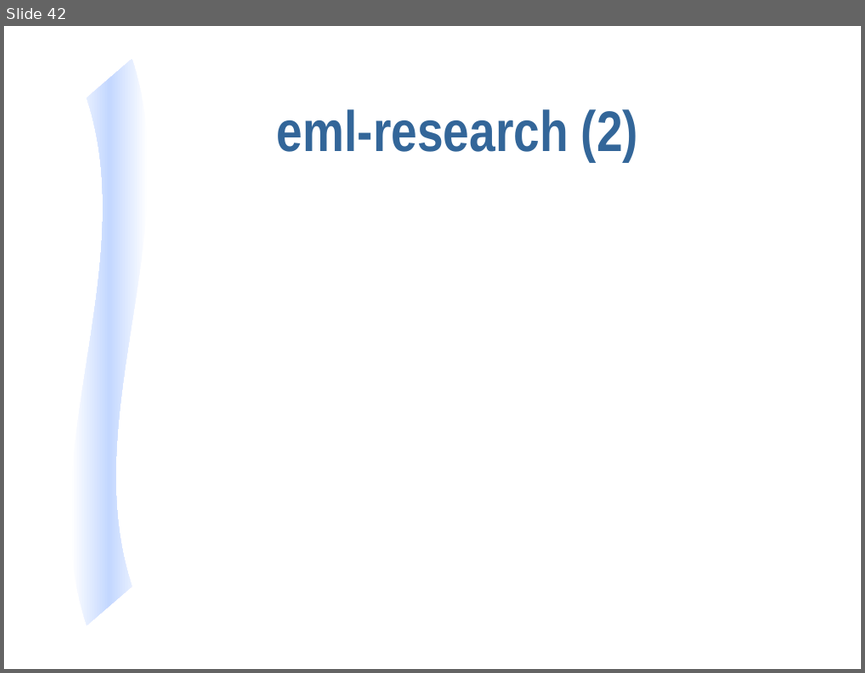
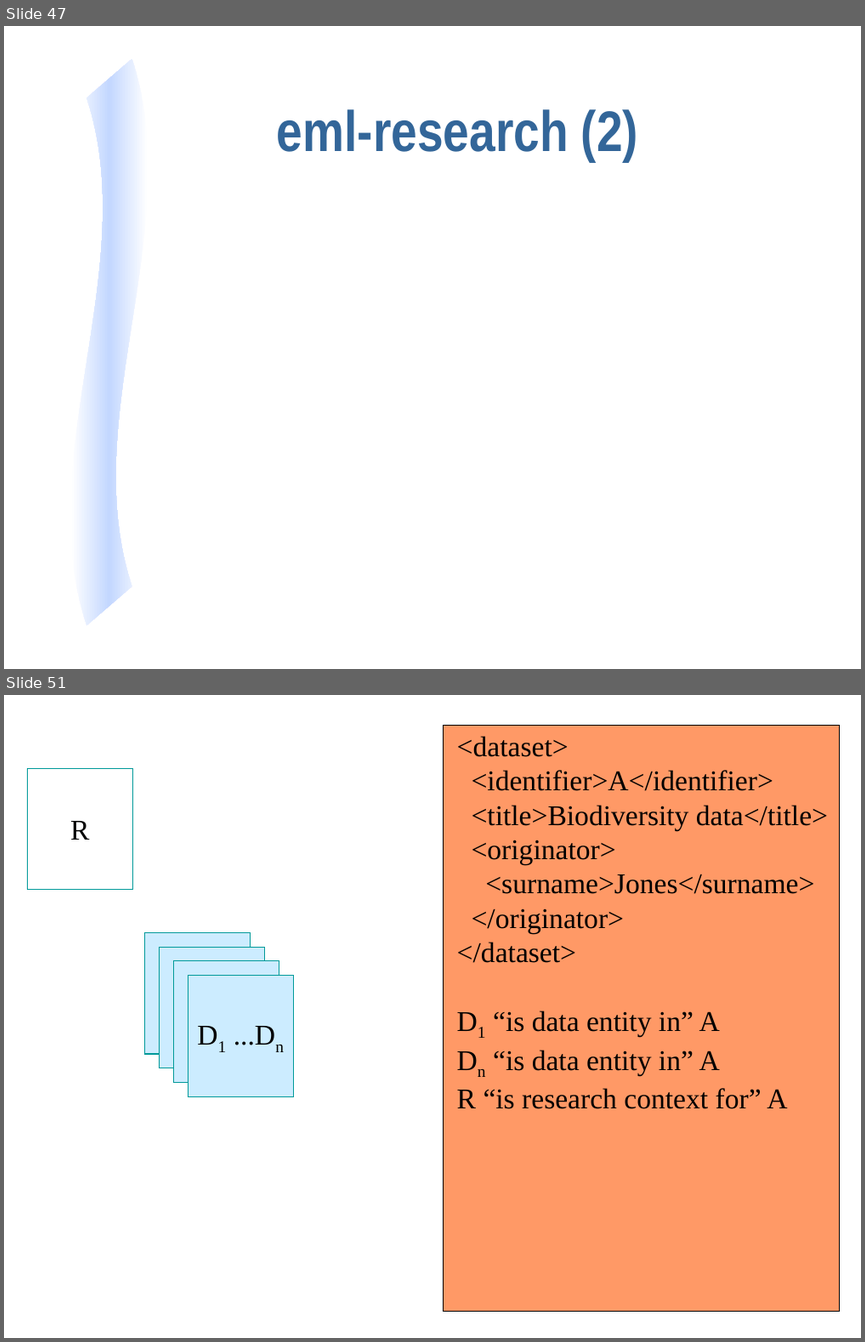
Before and after one commit to NCEAS/eml, a slide deck: display/eml-overview-200010402.ppt. Shown one above the other, each under a label of ours: slide 42 before the commit, slides 47 and 51 after it; the slides between them are not shown. The pictures are 865x673 and 865x1342 pixels, drawn with LibreOffice and Linux fonts; fonts in the diff are those of the drawing. Boxes give left, top, right and bottom in pixels: in the first picture for what was removed or moved away, otherwise in the second. Text is boxed around its words. In the diff, an @@ line names an element or a change of style, - is before the commit and + after.

```diff
--- a/display/eml-overview-200010402.ppt
+++ b/display/eml-overview-200010402.ppt
@@ slide 51 added at box(4, 695, 861, 1338), background #FFFFFF @@
@@ rectangle added at box(443, 725, 840, 1310), fill #FF9966, outline #010000 0.74 pt @@
@@ text added at box(457, 736, 828, 1109), 24 pt, text #010000 @@
+<dataset>
+<identifier>A</identifier>
+<title>Biodiversity data</title>
+<originator>
+<surname>Jones</surname>
+</originator>
+</dataset>
+D1 “is data entity in” A
+Dn “is data entity in” A
+R “is research context for” A
@@ rectangle added at box(27, 768, 132, 890), fill #FFFFFF, outline #009999 0.74 pt, 24 pt, text #010000 @@
+R
@@ group added at box(145, 932, 294, 1097): 4 rectangles @@
+D1 ...Dn
@@ what was slide 42 is now slide 47 @@
```
Also in this commit, not shown: 6 slides changed, 13 other slides added, 1 slide removed.
